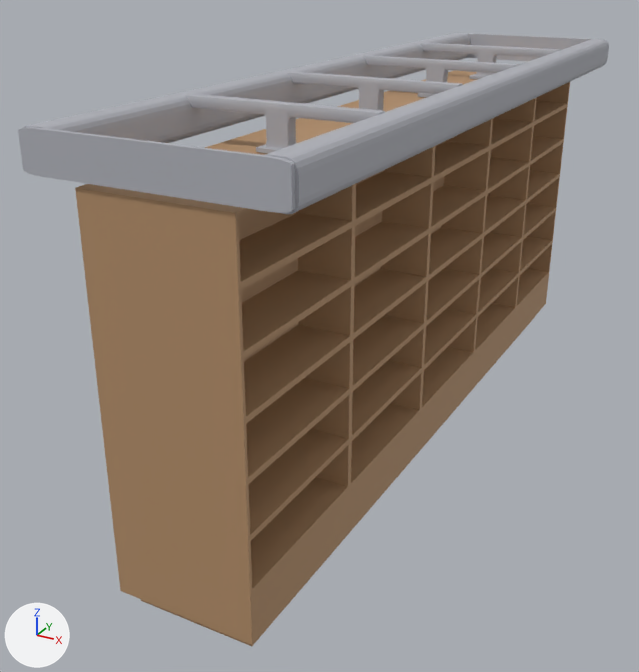
The FBX model Assets/Models/Shelf6x5/Shelf6x5.fbx as it was, and as the next commit left it.
Before and after are seen from a 50 mm lens placed at (4.49, -10.39, 6.04), pointed at (-0.74, -0.88, 1.28). Every picture has the same lights, and +X, +Y and +Z are marked at lower left. Where no turn or scale is listed for an object, it has been applied to the vertices.

Names of what the first picture shows: 'Lamp', 'Shelf'.
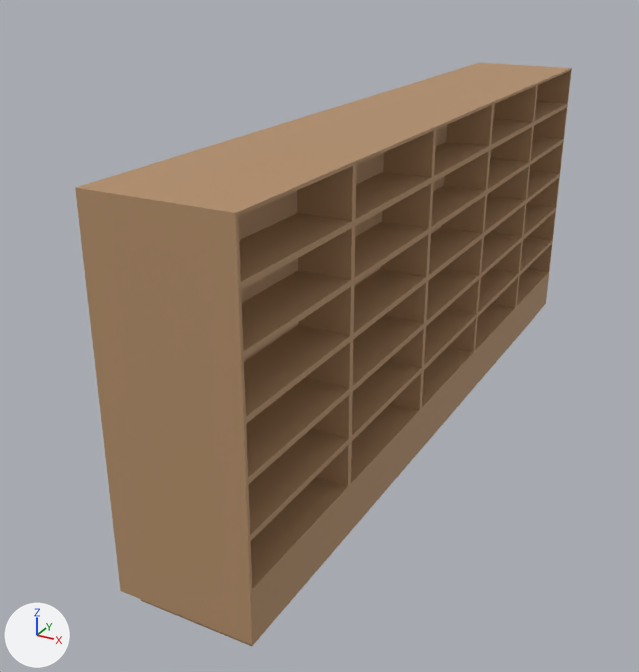
Where the change shows, as pixel boxes [x1, y1, x2, y2] in the pictures (639 x 672 px):
'Lamp', deleted
    before: [18, 33, 609, 214]

Edits to the bpy script that builds the scene:
```text
Remove ob_lamp:
    ob_lamp = bpy.data.objects.new('Lamp', me_lampmesh)
    ob_lamp.location = (0.0, 0.0, 4.44)
```
